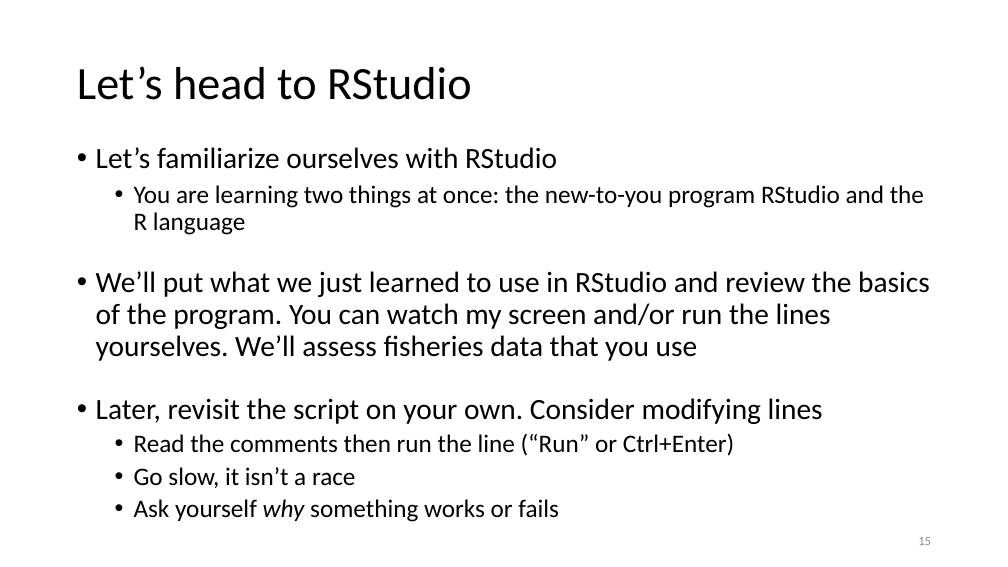
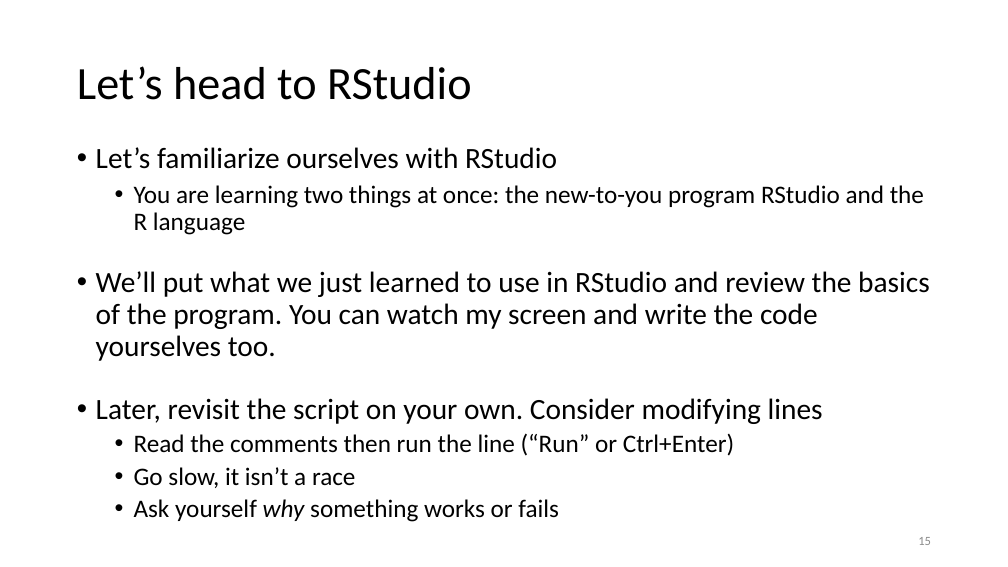
Before and after one commit to justinpriest/ADFG_R_Intro_Workshop, a slide deck: slide 15 of presentations/2 - About R and RStudio.pptx. Drawn at 1008x567 pixels with LibreOffice and Linux fonts; fonts in the diff are those of the drawing. Boxes give left, top, right and bottom in pixels: in the first picture for what was removed or moved away, otherwise in the second. Text is boxed around its words. In the diff, an @@ line names an element or a change of style, - is before the commit and + after.

Commit message:
minor updates to ppt 1 & 2

```diff
--- a/presentations/2 - About R and RStudio.pptx
+++ b/presentations/2 - About R and RStudio.pptx
@@ text at [96, 271, 930, 361]: text changed @@
-• We’ll put what we just learned to use in RStudio and review the basics of the program. You can watch my screen and/or run the lines yourselves. We’ll assess fisheries data that you use
+• We’ll put what we just learned to use in RStudio and review the basics of the program. You can watch my screen and write the code yourselves too.
```
Also in this commit, not shown: 1 other file.
